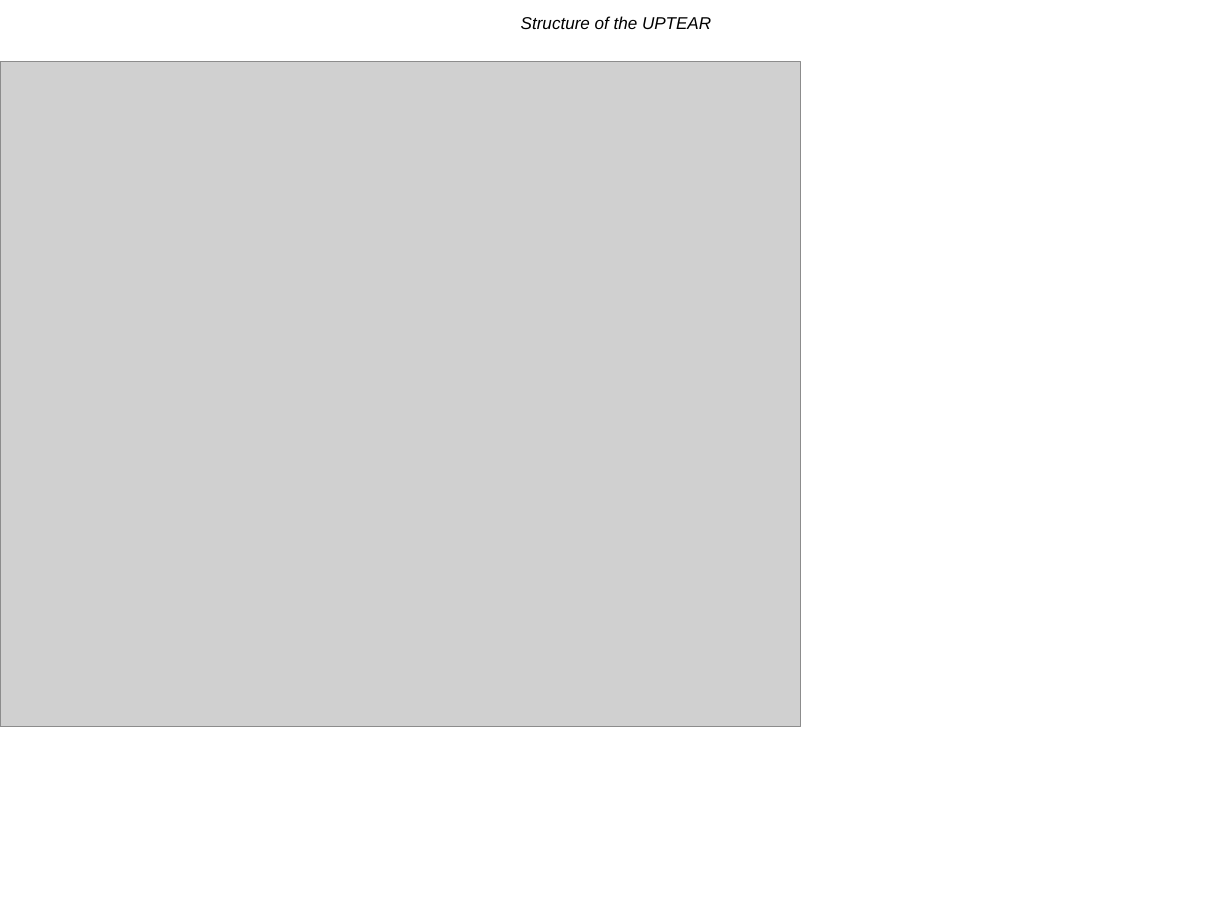
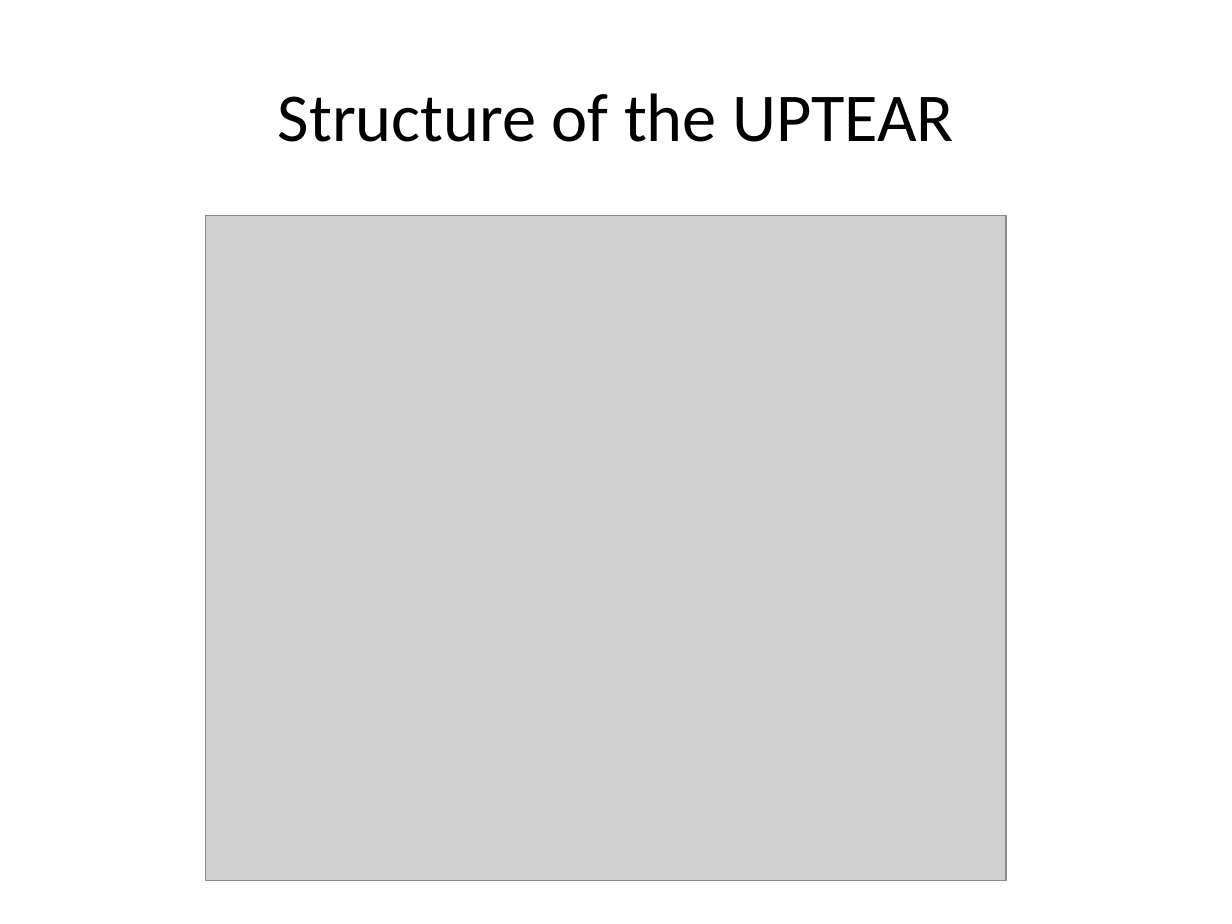
Before and after one commit to CBIIT/common-security-module-docs, a slide deck: slide 9 of CSM 4.2/Development/Design/Diagrams.ppt (slide 4 before the commit). Drawn at 1232x924 pixels with LibreOffice and Linux fonts; fonts in the diff are those of the drawing; grey boxes stand for pictures. Boxes give left, top, right and bottom in pixels: in the first picture for what was removed or moved away, otherwise in the second. Text is boxed around its words. In the diff, an @@ line names an element or a change of style, - is before the commit and + after.

```diff
--- a/CSM 4.2/Development/Design/Diagrams.ppt
+++ b/CSM 4.2/Development/Design/Diagrams.ppt
@@ title "Structure of the UPTEAR": place and size @@
-title "Structure of the UPTEAR" at (521,16,711,29)
+title "Structure of the UPTEAR" at (278,93,954,142)
@@ title "Structure of the UPTEAR" at (278,93,954,142): size 10 to 40 pt, font Arial to Calibri, italic off; alignment left to centre @@
@@ picture: place and size @@
-picture at (0,62,801,727)
+picture at (206,216,1007,881)
```
Also in this commit, not shown: 3 other slides changed, 8 slides added.
